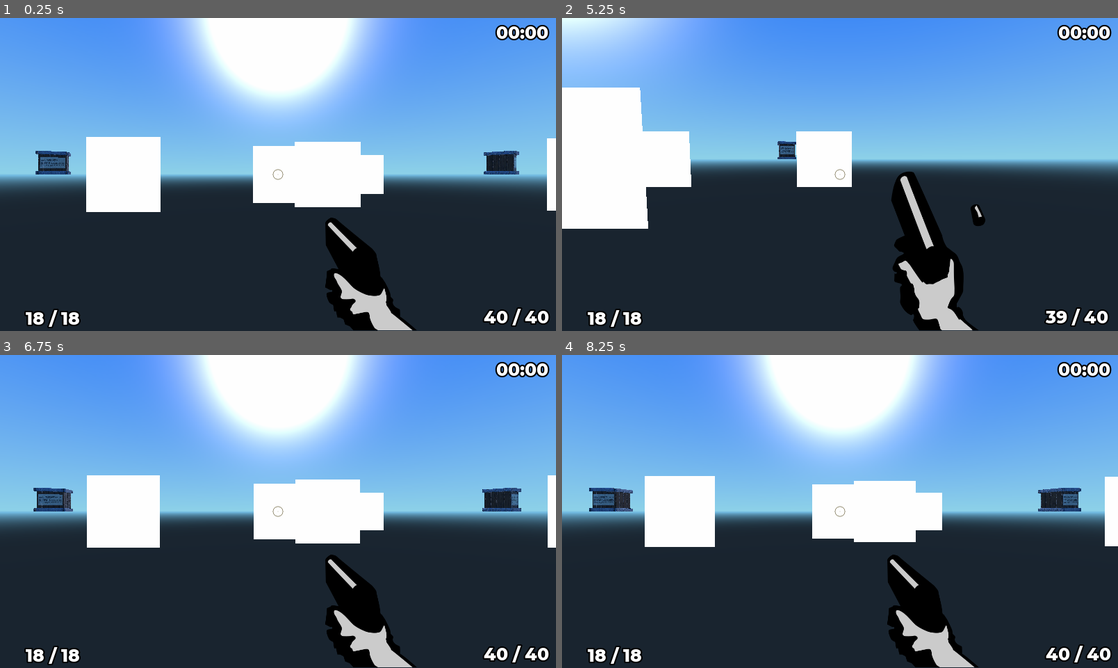
Above: before the commit, frames 1-4 (two rows, left to right).
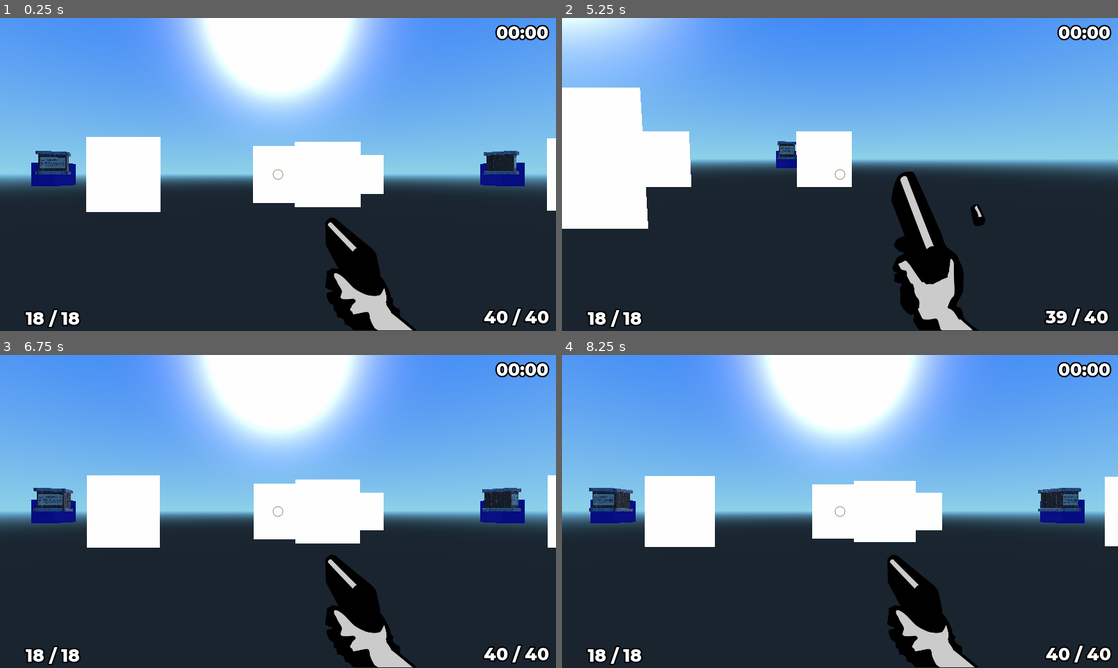
Above: after the commit, the same moments.

Repository: namanjainv/game-design
Game: Godot game, scene res://World/World.tscn
The game is run twice, just before and just after one commit, with the same random seed, the same clock (stepped at 60 frames per second) and the same inputs.
Inputs (mouse positions are in pixels of both pictures, inside the frame that each line leads up to):
- Up to frame 1 (0.25 s): no input
- Up to frame 2 (5.25 s): move the mouse to (867, 174) at 0.52 s; hold W (move_forwards) 0.53-2 s; tap M (maximize) at 0.6, 3.6 s; move the mouse to (812, 174) at 1.27 s; click (812, 174) at 1.35 s; click "Restart" at 2 s; move the mouse to (851, 168) at 2.77 s; hold W (move_forwards) 2.78-4.25 s; tap Z (zoom) at 2.85 s; tap Enter at 3.5 s; move the mouse to (834, 180) at 3.52 s; click "Restart" at 4.25 s; move the mouse to (878, 177) at 5.02 s; hold W (move_forwards) from 5.03 s (still down); click (878, 177) at 5.1 s
- Up to frame 3 (6.75 s): move the mouse to (233, 508) at 5.77 s; tap Z (zoom) at 5.85 s; release W (move_forwards) at 6.5 s; click "Restart" at 6.5 s
- Up to frame 4 (8.25 s): move the mouse to (845, 511) at 7.27 s; hold W (move_forwards) 7.28-8.03 s; tap M (maximize) at 7.35 s; move the mouse to (817, 505) at 8.02 s; hold D (move_right) from 8.03 s (still down); click (817, 505) at 8.1 s

The runs differ from the first frame. In frame 1, 0.8% of the frame differs, in the area x 5-95%, y 46-54%; in frame 2, 0.1%; in frame 3, 0.7%; in frame 4, 0.7%.

Commit message:
Adding godot file for obstacles

Diff:
--- a/Assignment 2/Doom Clone/World/World.gd
+++ b/Assignment 2/Doom Clone/World/World.gd
@@ -15,6 +15,10 @@
   var zombies = levelData.get( 'ZOMBIES', null )
   if zombies != null :
     _addZombies( zombies.get( 'tscn', null ), zombies.get( 'instances', [] ) )
+
+  var obstacles = levelData.get( 'OBSTACLES', null )
+  if obstacles != null :
+    _addObstacles( obstacles.get( 'tscn', null ), obstacles.get( 'instances', [] ) )
 
   get_node( 'HUD Layer' )._resetAmmo( levelData.get( 'maxAmmo', DEFAULT_MAX_AMMO ) )
 
@@ -45,6 +49,30 @@
     inst.translation = Vector3( pos[0], pos[1], pos[2] )
     inst.setQuantity( amount )
     print( '%s at %s, %d rounds.' % [ inst.name, str( pos ), amount ] )
+
+    get_node( '.' ).add_child( inst )
+
+#-----------------------------------------------------------
+func _addObstacles( model, instances ) :
+  var inst
+  var index = 0
+
+  if model == null :
+    print( 'There were %d obstacles but no model?' % len( instances ) )
+    return
+
+  var obstacleScene = load( model )
+
+  for instInfo in instances :
+    index += 1
+
+    var pos = instInfo[ 0 ]
+    var amount  = Utils.dieRoll( instInfo[ 1 ] )
+
+    inst = obstacleScene.instance()
+    inst.name = 'Obstacle-%02d' % index
+    inst.translation = Vector3( pos[0], pos[1], pos[2] )
+    print( '%s at %s added.' % [ inst.name, str( pos ) ] )
 
     get_node( '.' ).add_child( inst )
 
Not shown, added: .gitignore
